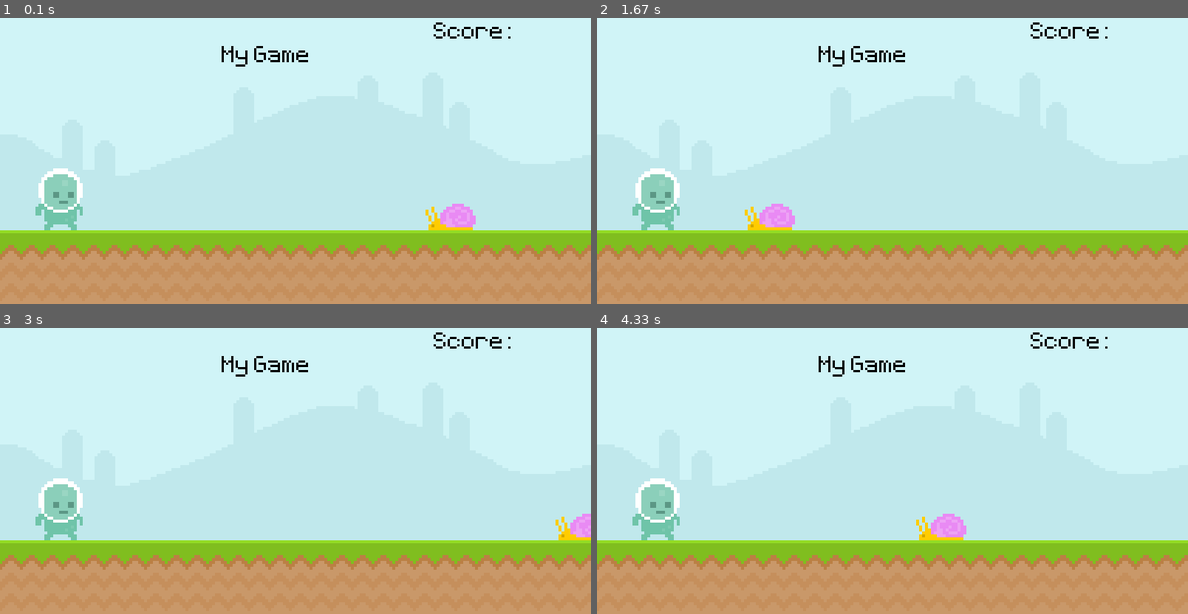
Above: before the commit, frames 1-4 (two rows, left to right).
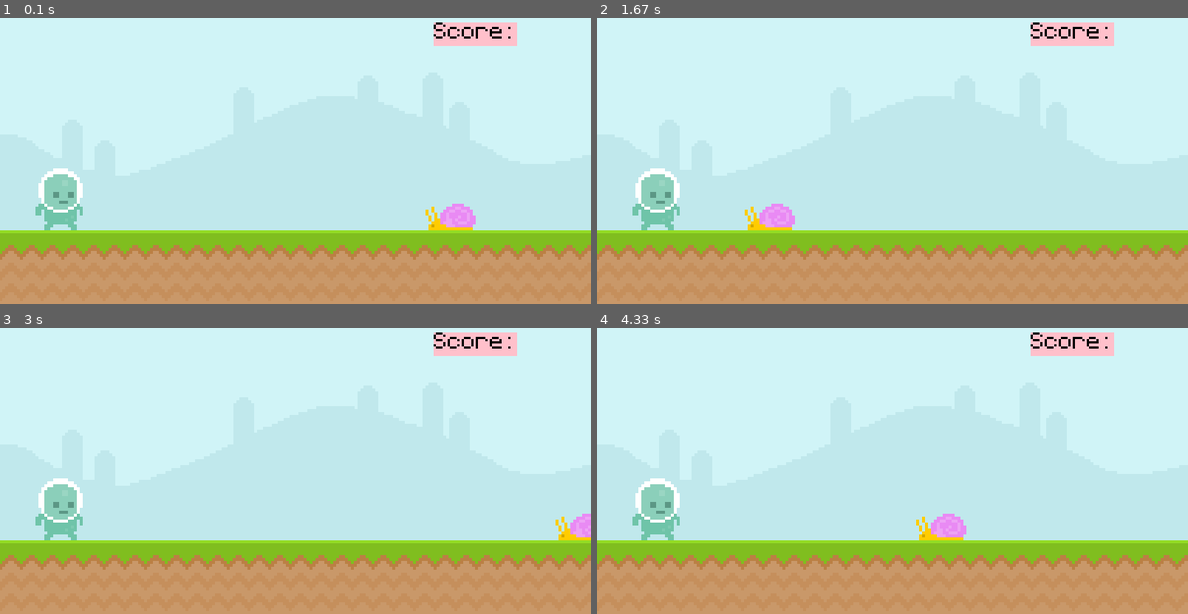
Above: after the commit, the same moments.

Repository: drewmayberry11/pygame-demos
Game: pygame game, started from PygameIntroduction/main.py
Two runs of this game, one before a commit and one after it. Both use one fixed random seed, a clock stepped at 60 frames per second and the inputs below.
Inputs:
- Up to frame 1 (0.1 s): no input
- Up to frame 2 (1.67 s): tap Space at 0.33 s
- Up to frame 3 (3 s): no input
- Up to frame 4 (4.33 s): no input

The runs differ from the first frame. In frame 1, 1.3% of the frame differs, in the area x 37-88%, y 1-18%; in frame 2, 1.3%; in frame 3, 1.3%; in frame 4, 1.3%.

Commit message:
Updated Main

Diff:
--- a/PygameIntroduction/main.py
+++ b/PygameIntroduction/main.py
@@ -1,3 +1,4 @@
+# Left off at 1:36 | https://www.youtube.com/watch?v=AY9MnQ4x3zk&t=4675s
 import pygame
 from sys import exit
 
@@ -39,6 +40,15 @@
             pygame.quit()
             exit()
 
+        if event.type == pygame.KEYDOWN:
+            if event.key == pygame.K_SPACE:
+                print('Jump')
+
+        if event.type == pygame.KEYUP:
+            print('Key Up')
+        if event.type == pygame.KEYDOWN:
+            print('Key Down')
+
         # MOUSEBUTTONUP MOUSRBUTTONDOWN MOUSEMOTION
         # if event.type == pygame.MOUSEMOTION:
         #     print("Moving Mouse")
@@ -67,13 +77,21 @@
     # Background layers first
     screen.blit(sky_surface, (0, 0))
     screen.blit(ground_surface, (0, 300))
-    screen.blit(text_surface, (300, 50))
+    pygame.draw.rect(screen, 'Pink', score_rect)
+    pygame.draw.rect(screen, 'Pink', score_rect, 20)
+    screen.blit(score_surf, score_rect)
+
+    keys = pygame.key.get_pressed()
+    if keys[pygame.K_SPACE]:
+        print('Jump')
+
+    # pygame.draw.line(screen, 'Gold', (0, 0), (800, 400))
+    # pygame.draw.ellipse(screen, 'Brown', pygame.Rect(
+    #     50, 200, 100, 100), width=20)
 
     # Actors (use their rects for blitting so image+position stay in sync)
     screen.blit(snail_surface, snail_rect)
     screen.blit(player_surf, player_rect)
-
-    screen.blit(score_surf, score_rect)
 
     # if player_rect.colliderect(snail_rect):
     #     print('Collision')
